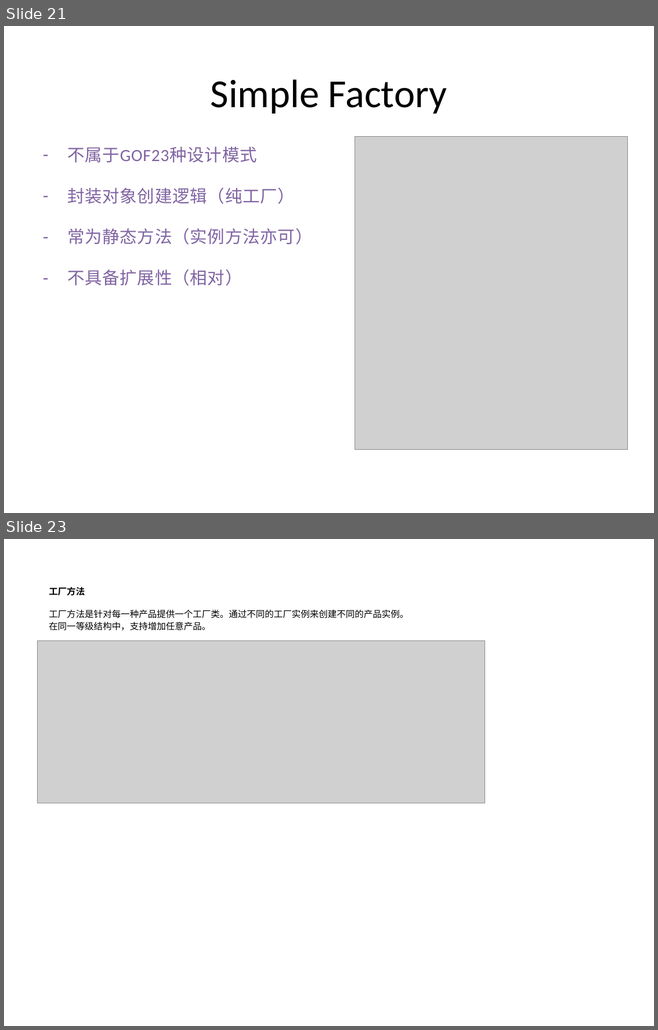
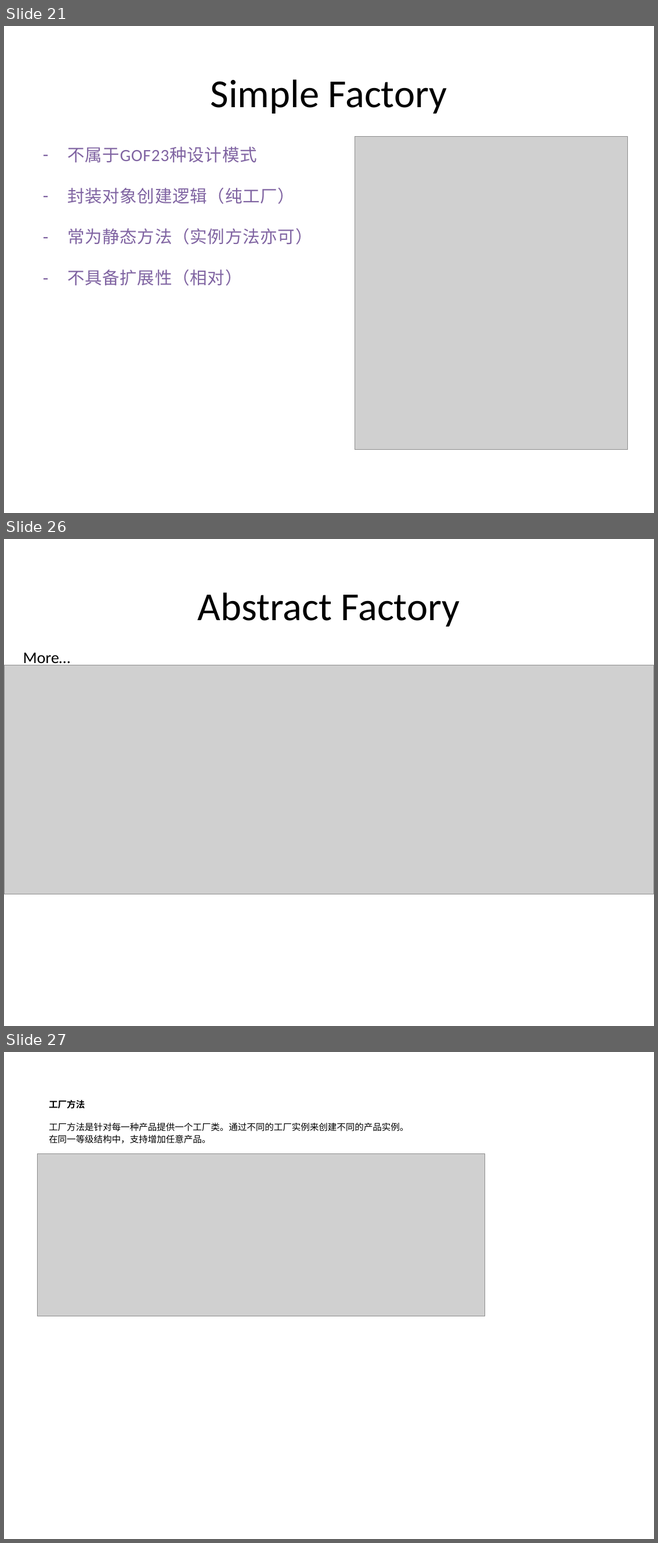
Before and after one commit to PlumpMath/DesignPattern-956, a slide deck: _Doc/Design Pattern (C#) - Part 1.pptx. Shown one above the other, each under a label of ours: slides 21 and 23 before the commit, slides 21, 26 and 27 after it; the slides between them are not shown. The pictures are 658x1030 and 658x1543 pixels, drawn with LibreOffice and Linux fonts; fonts in the diff are those of the drawing; grey boxes stand for pictures. Boxes give left, top, right and bottom in pixels: in the first picture for what was removed or moved away, otherwise in the second. Text is boxed around its words. In the diff, an @@ line names an element or a change of style, - is before the commit and + after.

```diff
--- a/_Doc/Design Pattern (C#) - Part 1.pptx
+++ b/_Doc/Design Pattern (C#) - Part 1.pptx
@@ slide 26 added at [4, 539, 654, 1026], background #FFFFFF @@
@@ title added at [198, 592, 460, 627], 44 pt, text #000000 @@
+Abstract Factory
@@ text added at [23, 653, 70, 667], 18 pt, text #000000 @@
+More…
@@ picture added at [4, 665, 654, 895] @@
@@ what was slide 23 is now slide 27 @@
```
Also in this commit, not shown: 1 slide changed, 3 other slides added.
